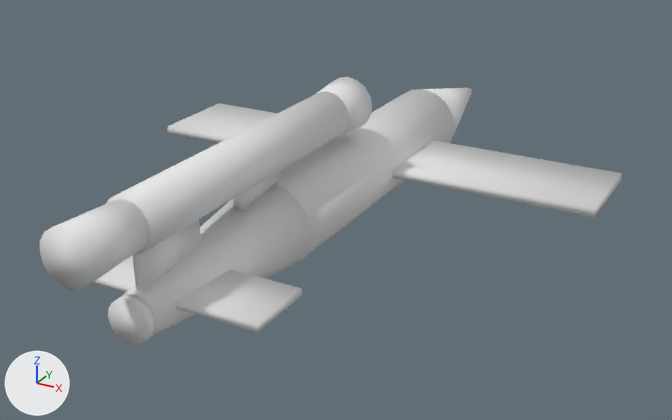
Renders of the Blender file models/bomba_v1.blend from each side of a commit.
Camera for both pictures: a 50 mm lens placed at (4.05, -7.81, 3.38), pointed at (0.1, -0.62, -0.22). Lighting does not change. The marker at lower left points along +X, +Y and +Z. The older version comes first.

In view in the first picture: 'Bomba_V1'.
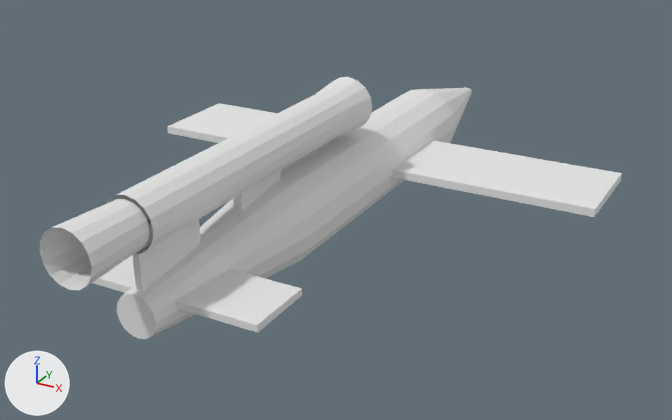
The change, as a diff of the scene's bpy script:
```diff
--- a/models/bomba_v1.blend.py
+++ b/models/bomba_v1.blend.py
@@ me_cylinder @@
 # used by ob_bomba_v1; location = (0.0, 0.0, 0.0)
-me_cylinder.from_pydata(...)  # 273 vertices, 167 faces; spans x -2.4..2.4, y -4.0..3.15, z -0.4..0.98
+me_cylinder.from_pydata(...)  # 273 vertices, 154 faces; spans x -2.4..2.4, y -4.0..3.15, z -0.4..0.98
+# me_cylinder part 1
+# 13 faces are deleted
+# 16 vertices in x -0.18..0.18, y -3.4, z -0.18..0.18 move by (0.0, 0.01, 0.0)
+# 16 vertices in x -0.18..0.18, y -3.5, z -0.18..0.18 move by (0.0, 0.09, 0.0)
+# me_cylinder part 2: 154 kept faces spanning x -2.4..2.4, y -4.0..3.15, z -0.4..0.98 are now shaded flat
 me_cylinder.materials.append(mat_v1_papercraft)
```

Location of each change, (x1, y1, x2, y2) in pixels of the pictures (672 x 420 px; the box of a moved part takes in the faces that stretch with it):
'Bomba_V1', reshaped: before (40, 77, 622, 345); after (40, 77, 622, 339)
part 1 of me_cylinder, moved or reshaped: before (40, 195, 157, 345); after (116, 294, 157, 339)
part 2 of me_cylinder, shading changed: before (53, 77, 622, 345); after (40, 77, 622, 339)
